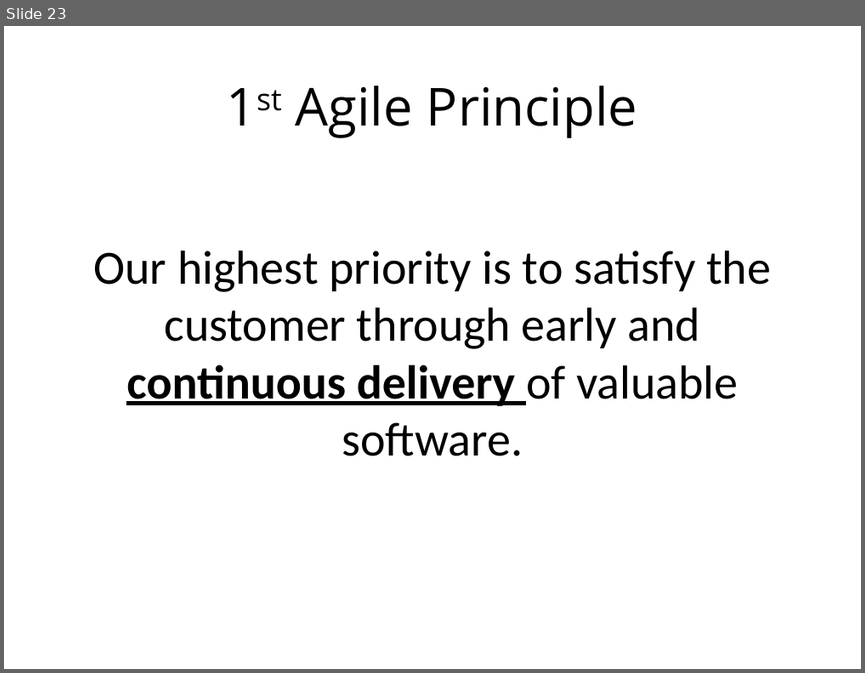
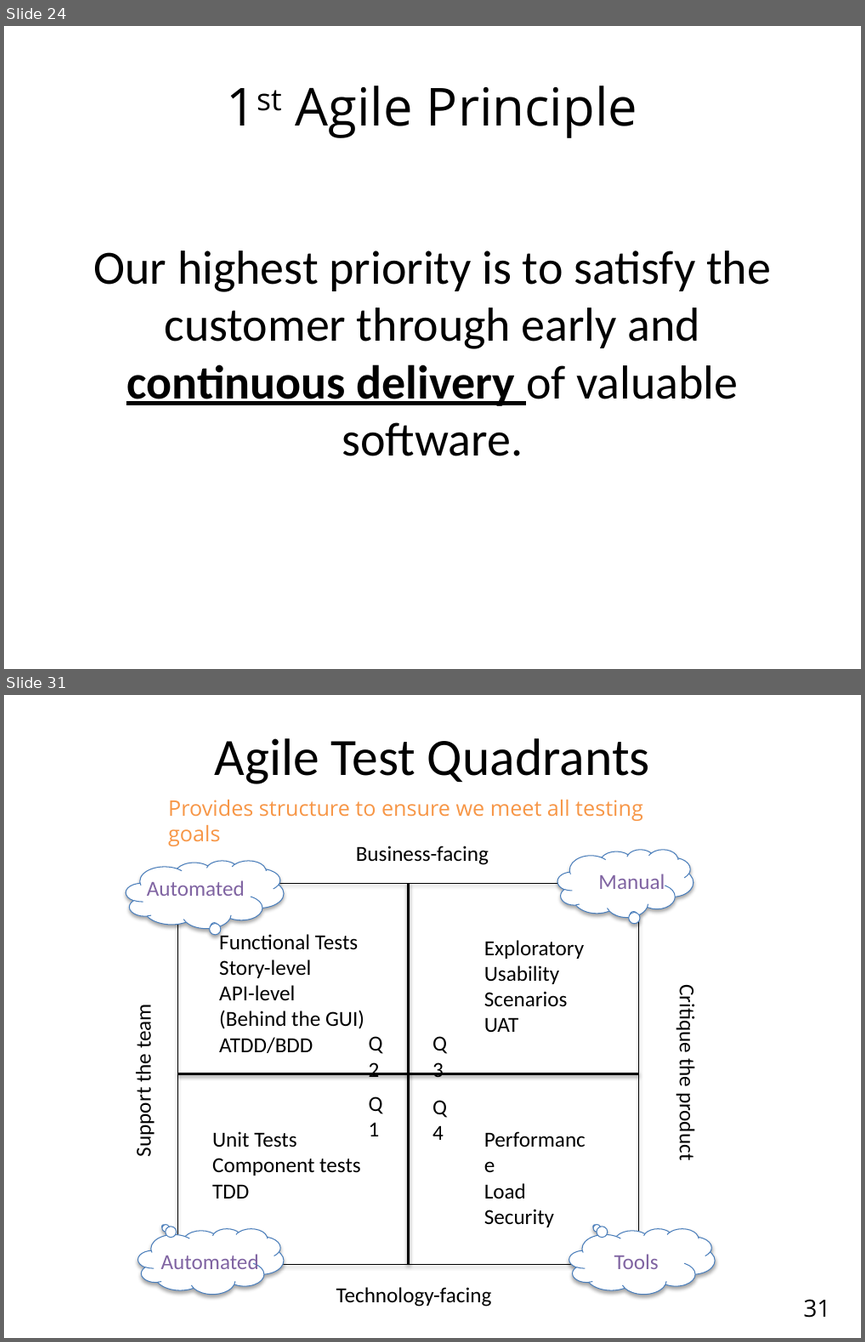
Before and after one commit to browngeek666/DevOpsPres, a slide deck: ALFDevOps.pptx. Shown one above the other, each under a label of ours: slide 23 before the commit, slides 24 and 31 after it; the slides between them are not shown. The pictures are 865x673 and 865x1342 pixels, drawn with LibreOffice and Linux fonts; fonts in the diff are those of the drawing. Boxes give left, top, right and bottom in pixels: in the first picture for what was removed or moved away, otherwise in the second. Text is boxed around its words. In the diff, an @@ line names an element or a change of style, - is before the commit and + after.

```diff
--- a/ALFDevOps.pptx
+++ b/ALFDevOps.pptx
@@ slide 31 added at [4, 695, 861, 1338], background #FFFFFF @@
@@ title added at [214, 738, 650, 784], 44 pt, text #000000 @@
+Agile Test Quadrants
@@ text added at [168, 800, 643, 846], 18 pt, text #F79646 @@
+Provides structure to ensure we meet all testing goals
@@ group added at [126, 845, 715, 1306]: 16 texts, 4 thought clouds, 2 lines, 1 rectangle @@
+Unit Tests
+Component tests
+TDD
+Functional Tests
+Story-level
+API-level
+(Behind the GUI)
+ATDD/BDD
+Exploratory
+Usability
+Scenarios
+UAT
+Performance
+Load
+Security
+Support the team
+Critique the product
+Business-facing
+Technology-facing
+Q1
+Q2
+Q3
+Q4
+Automated
+Tools
+Manual
+Automated
@@ page number added at [803, 1299, 830, 1317], 20 pt, text #000000 @@
+31
@@ what was slide 23 is now slide 24 @@
```
Also in this commit, not shown: 2 slides changed, 15 other slides added.
